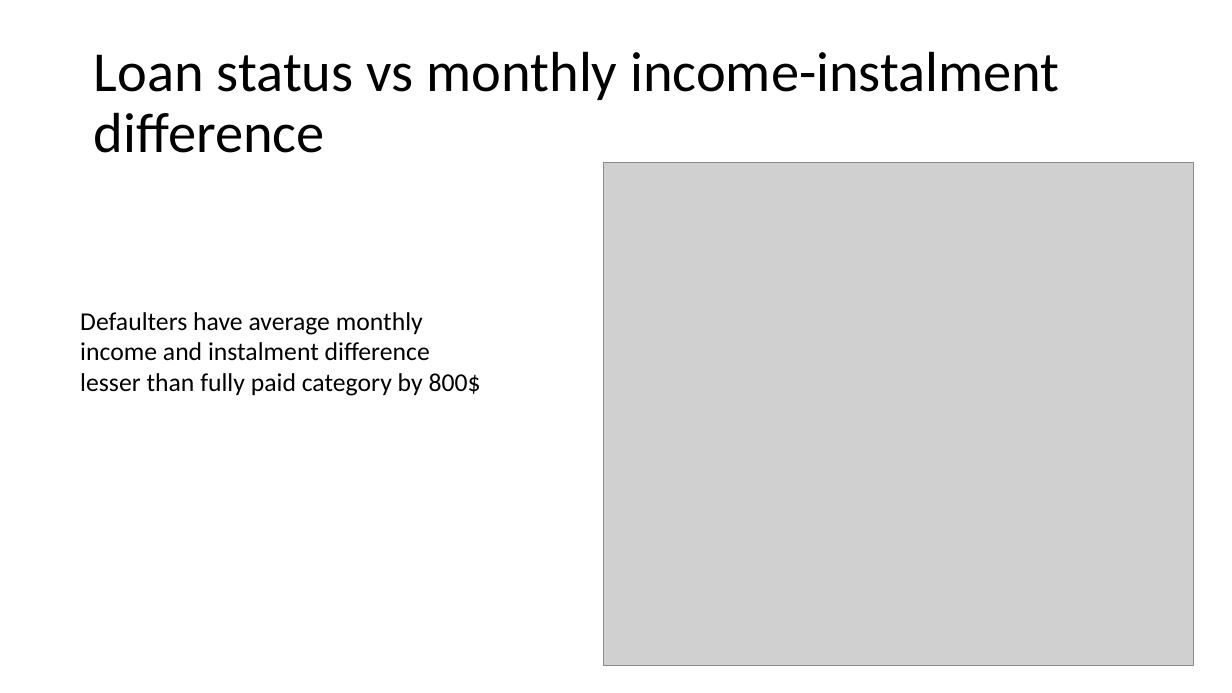
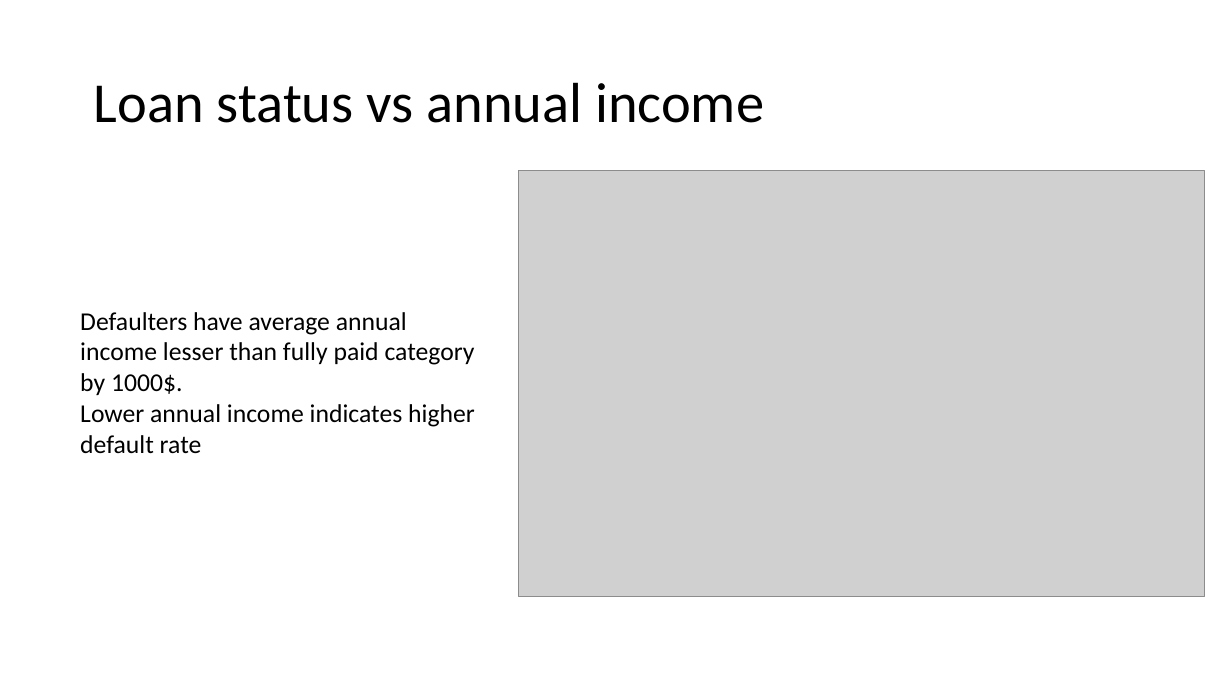
Before and after one commit to maheshh22/LendingClub, a slide deck: slide 6 of LendingCaseStudy.pptx (slide 11 before the commit). Drawn at 1232x693 pixels with LibreOffice and Linux fonts; fonts in the diff are those of the drawing; grey boxes stand for pictures. Boxes give left, top, right and bottom in pixels: in the first picture for what was removed or moved away, otherwise in the second. Text is boxed around its words. In the diff, an @@ line names an element or a change of style, - is before the commit and + after.

```diff
--- a/LendingCaseStudy.pptx
+++ b/LendingCaseStudy.pptx
@@ title at <box>94,82,764,123</box>: text changed @@
-Loan status vs monthly income-instalment difference
+Loan status vs annual income
@@ picture: place and size @@
-picture at <box>604,162,1195,665</box>
+picture at <box>519,171,1205,597</box>
@@ text at <box>80,312,475,454</box>: text changed @@
-Defaulters have average monthly income and instalment difference lesser than fully paid category by 800$
+Defaulters have average annual income lesser than fully paid category by 1000$.
+Lower annual income indicates higher default rate
```
Also in this commit, not shown: 11 other slides changed, 3 slides added, 1 slide removed.
